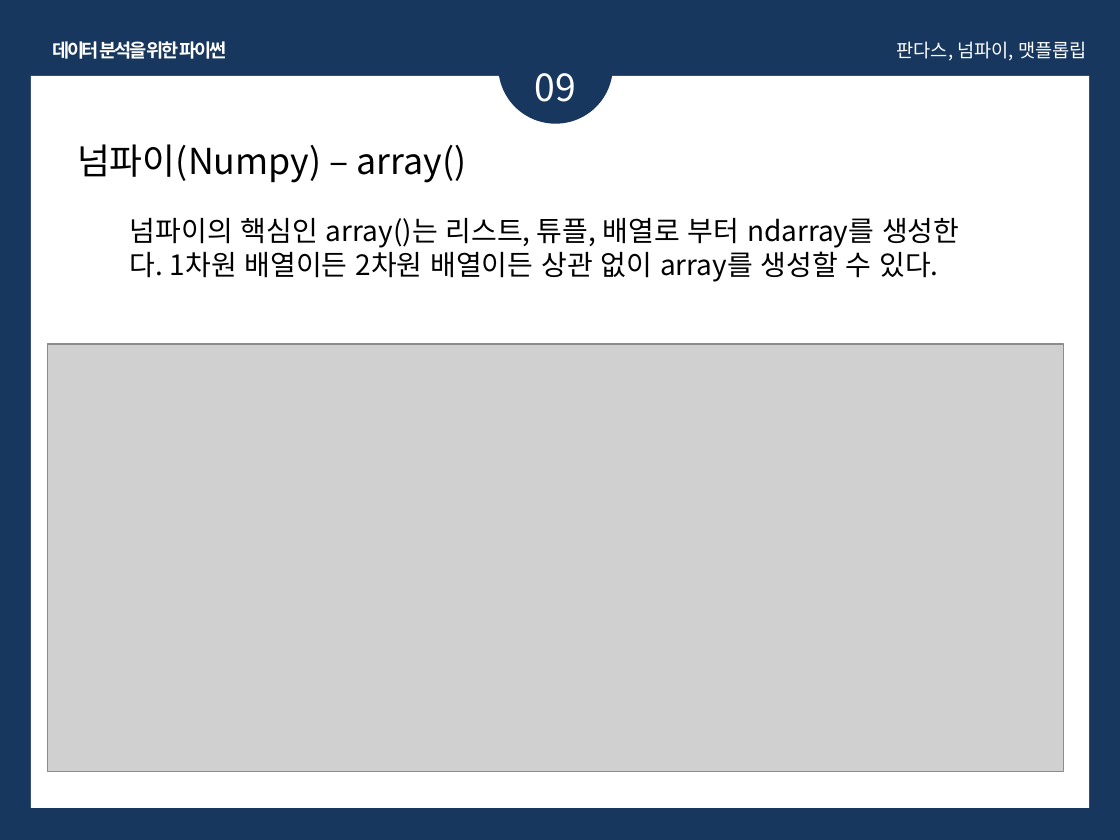
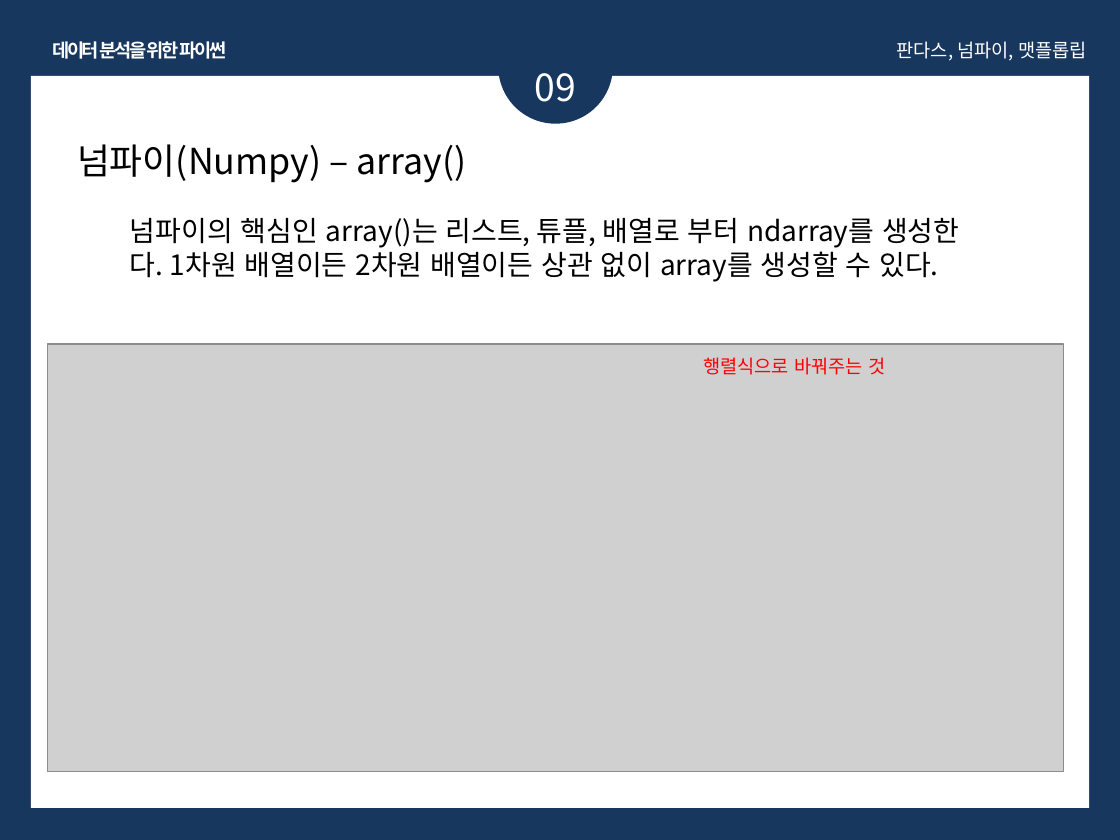
Before and after one commit to olA1ol/learning_data, a slide deck: slide 112 of 교안/python.pptx. Drawn at 1120x840 pixels with LibreOffice and Linux fonts; fonts in the diff are those of the drawing; grey boxes stand for pictures. Boxes give left, top, right and bottom in pixels: in the first picture for what was removed or moved away, otherwise in the second. Text is boxed around its words. In the diff, an @@ line names an element or a change of style, - is before the commit and + after.

```diff
--- a/교안/python.pptx
+++ b/교안/python.pptx
@@ text added at <box>703,357,885,375</box>, 12 pt, text #FF0000 @@
+행렬식으로 바꿔주는 것
```
Also in this commit, not shown: 11 other slides changed, 4 other files.
